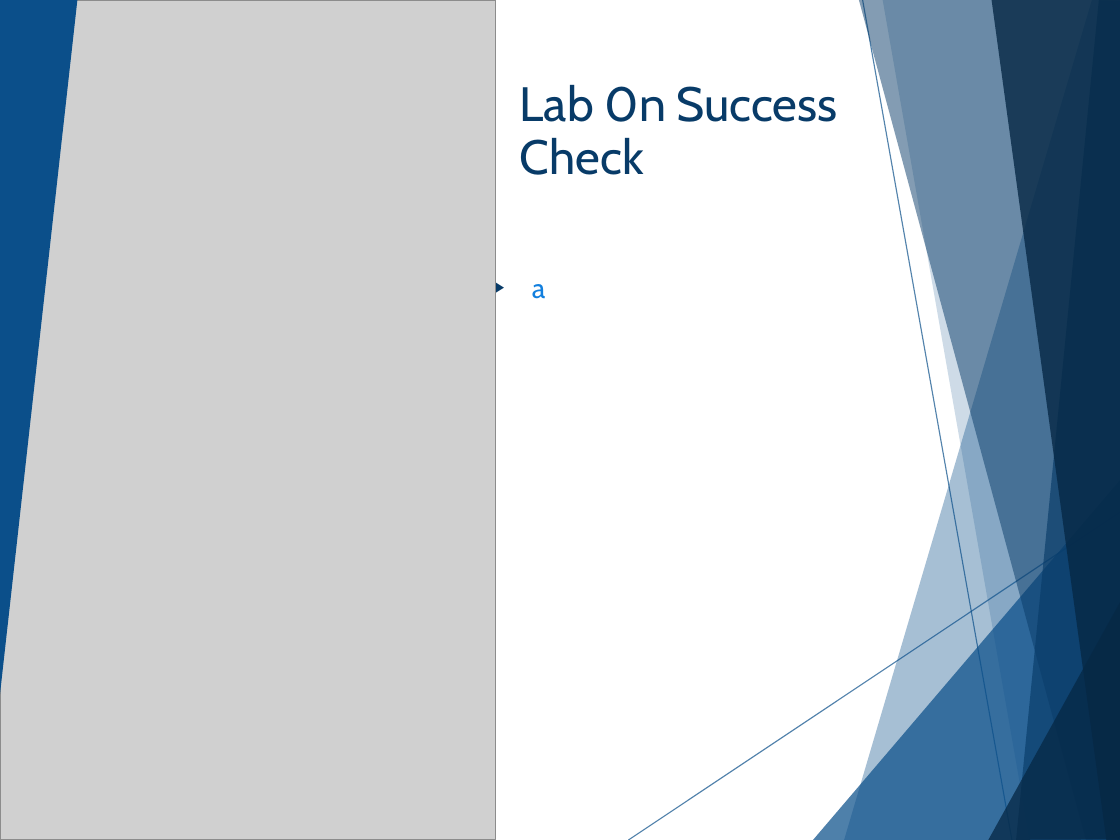
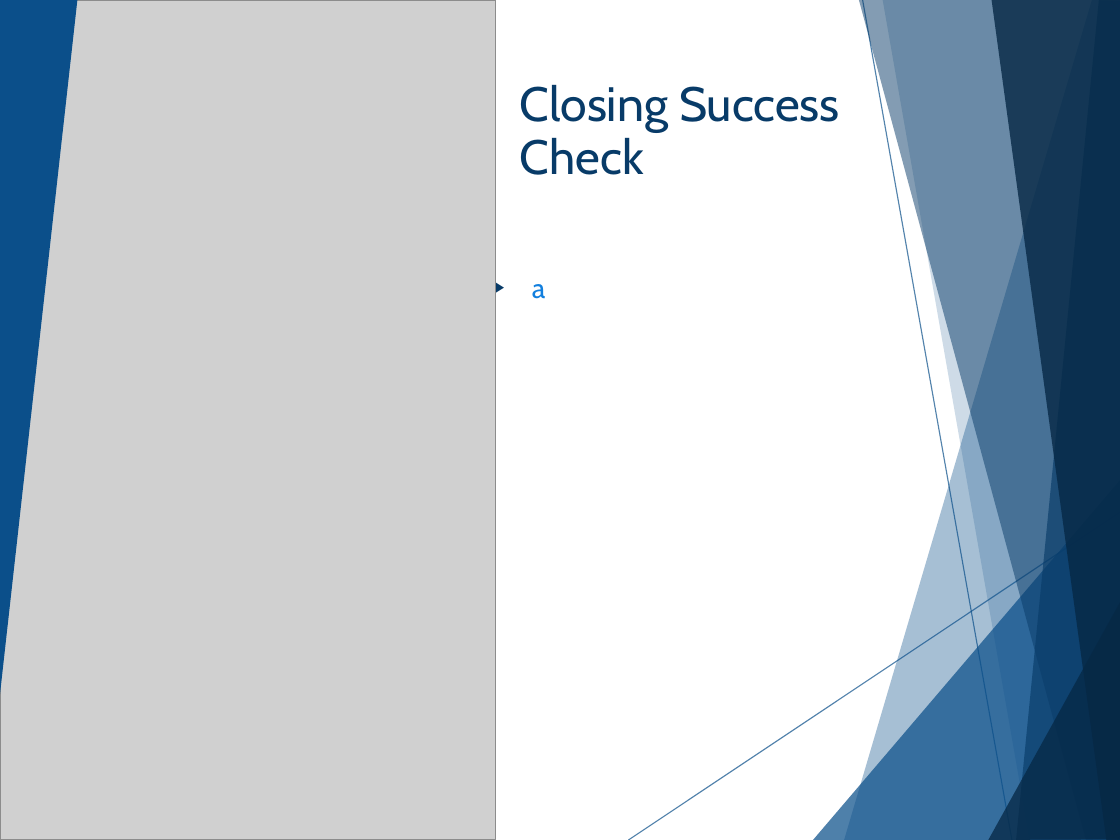
Before and after one commit to cashmy/AAISE_Details, a slide deck: slide 18 of 10-152-117_Python_Programming/Slide_Decks/W0ND0N_Lecture_Slides.pptx. Drawn at 1120x840 pixels with LibreOffice and Linux fonts; fonts in the diff are those of the drawing; grey boxes stand for pictures; background and template pictures are left out. Boxes give left, top, right and bottom in pixels: in the first picture for what was removed or moved away, otherwise in the second. Text is boxed around its words. In the diff, an @@ line names an element or a change of style, - is before the commit and + after.

```diff
--- a/10-152-117_Python_Programming/Slide_Decks/W0ND0N_Lecture_Slides.pptx
+++ b/10-152-117_Python_Programming/Slide_Decks/W0ND0N_Lecture_Slides.pptx
@@ title at [520, 84, 840, 175]: text changed @@
-Lab 0n Success Check
+Closing Success Check
```
Also in this commit, not shown: 3 other slides changed, 1 slide added, 1 slide removed, 45 other files.
